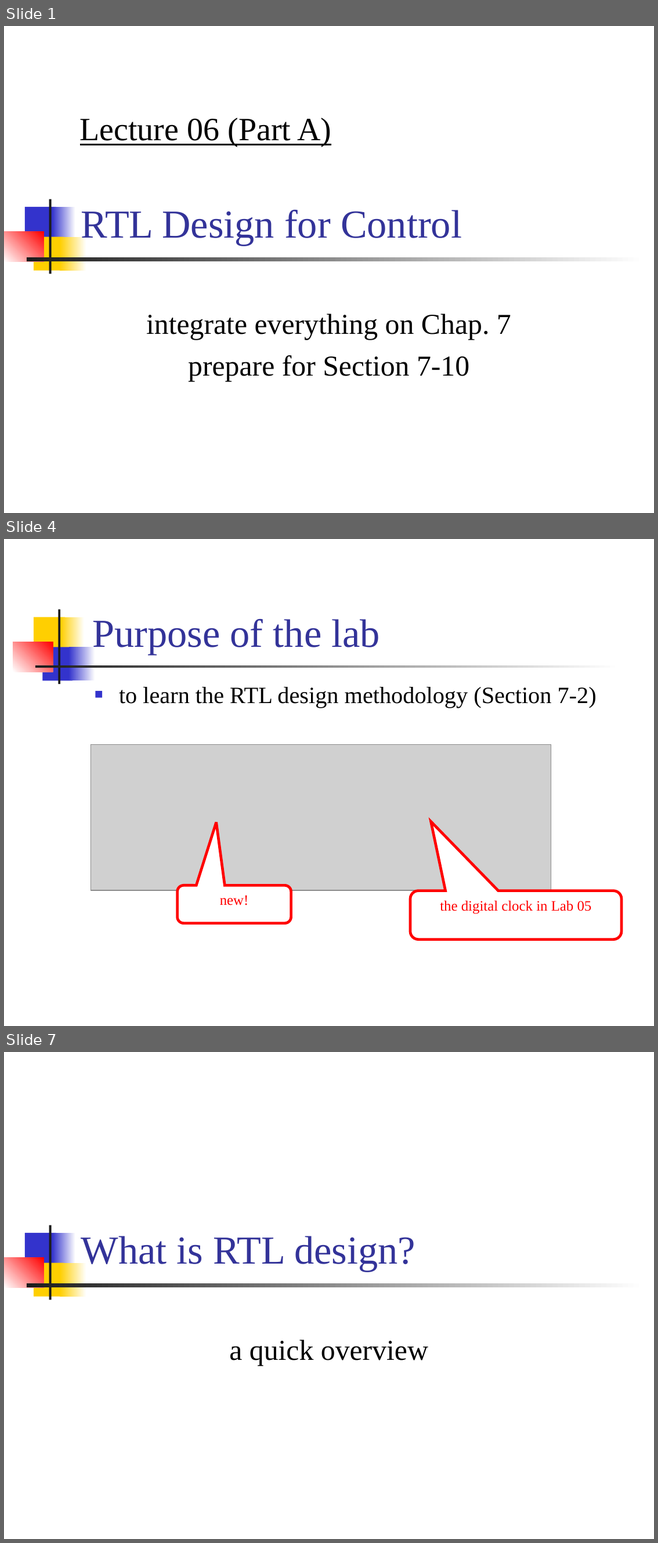
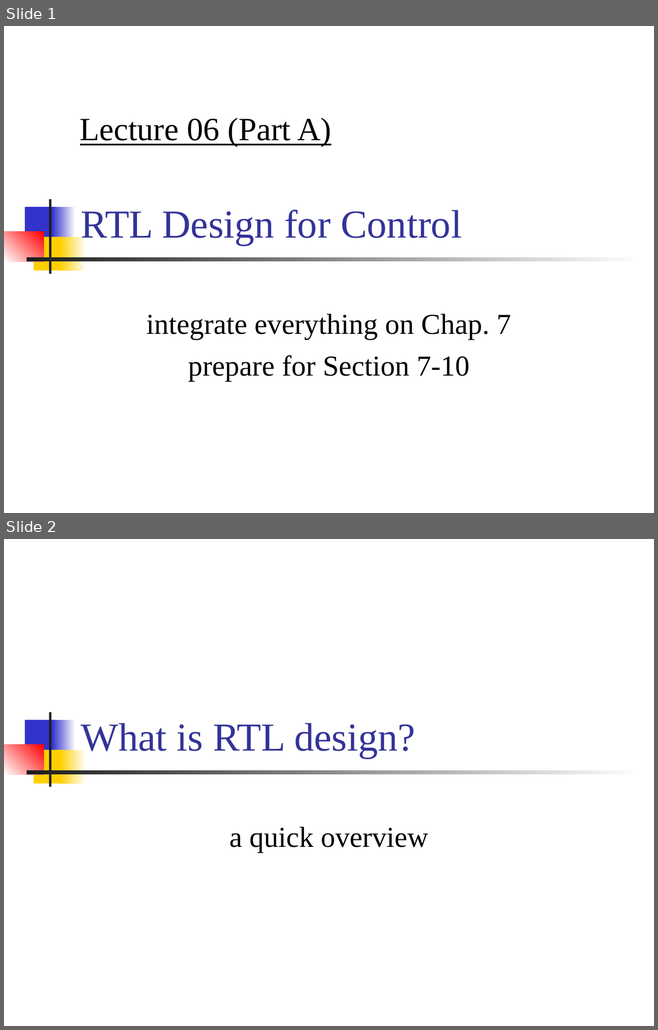
Before and after one commit to CGUSystemCourses/ComputerOrg-2015, a slide deck: Lectures/lec06-RTL_control/lec06a-RTL_count.ppt. Shown one above the other, each under a label of ours: slides 1, 4 and 7 before the commit, slides 1 and 2 after it; the slides between them are not shown. The pictures are 658x1543 and 658x1030 pixels, drawn with LibreOffice and Linux fonts; fonts in the diff are those of the drawing; grey boxes stand for pictures. Boxes give left, top, right and bottom in pixels: in the first picture for what was removed or moved away, otherwise in the second. Text is boxed around its words. In the diff, an @@ line names an element or a change of style, - is before the commit and + after.

```diff
--- a/Lectures/lec06-RTL_control/lec06a-RTL_count.ppt
+++ b/Lectures/lec06-RTL_control/lec06a-RTL_count.ppt
@@ slide 4 removed at <box>4,539,654,1026</box>, background #FFFFFF @@
@@ rectangle removed at <box>34,617,65,651</box> @@
@@ rectangle removed at <box>58,609,60,684</box> @@
@@ rectangle removed at <box>61,617,85,651</box> @@
@@ title removed at <box>92,619,380,654</box> @@
-Purpose of the lab
@@ rectangle removed at <box>13,642,53,671</box> @@
@@ rectangle removed at <box>42,647,72,681</box> @@
@@ rectangle removed at <box>69,647,95,681</box> @@
@@ rectangle removed at <box>35,665,620,668</box> @@
@@ text removed at <box>119,687,596,708</box> @@
-■ to learn the RTL design methodology (Section 7-2)
@@ picture removed at <box>90,745,550,890</box> @@
@@ rounded speech box removed at <box>177,885,291,923</box> @@
-new!
@@ rounded speech box removed at <box>410,891,621,940</box> @@
-the digital clock in Lab 05
@@ what was slide 7 is now slide 2 @@
```
Also in this commit, not shown: 17 slides changed, 4 other slides removed.
